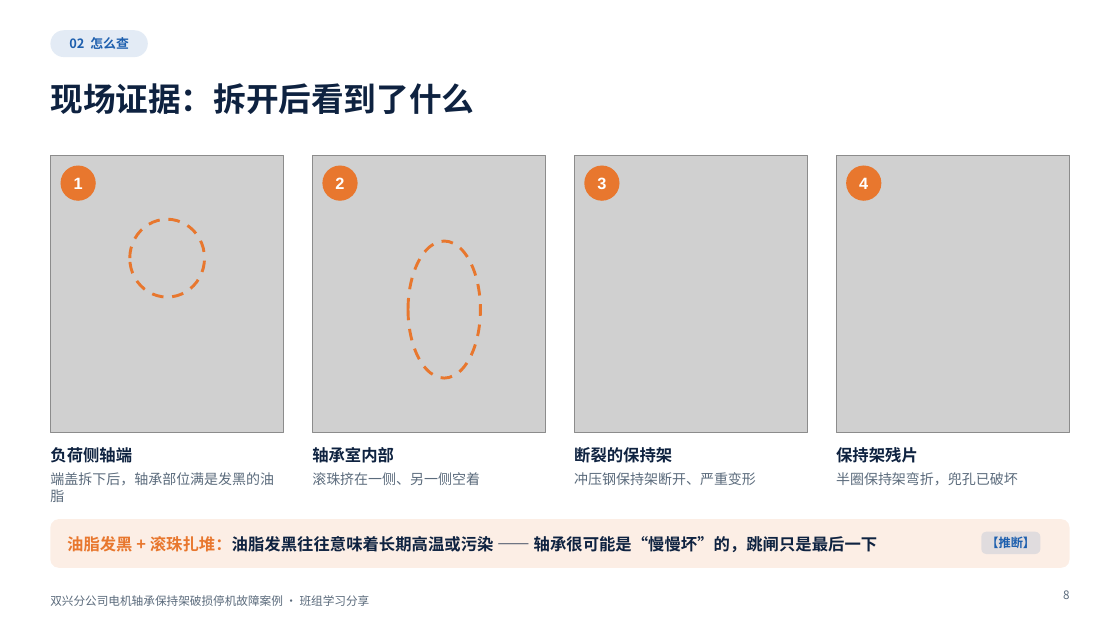
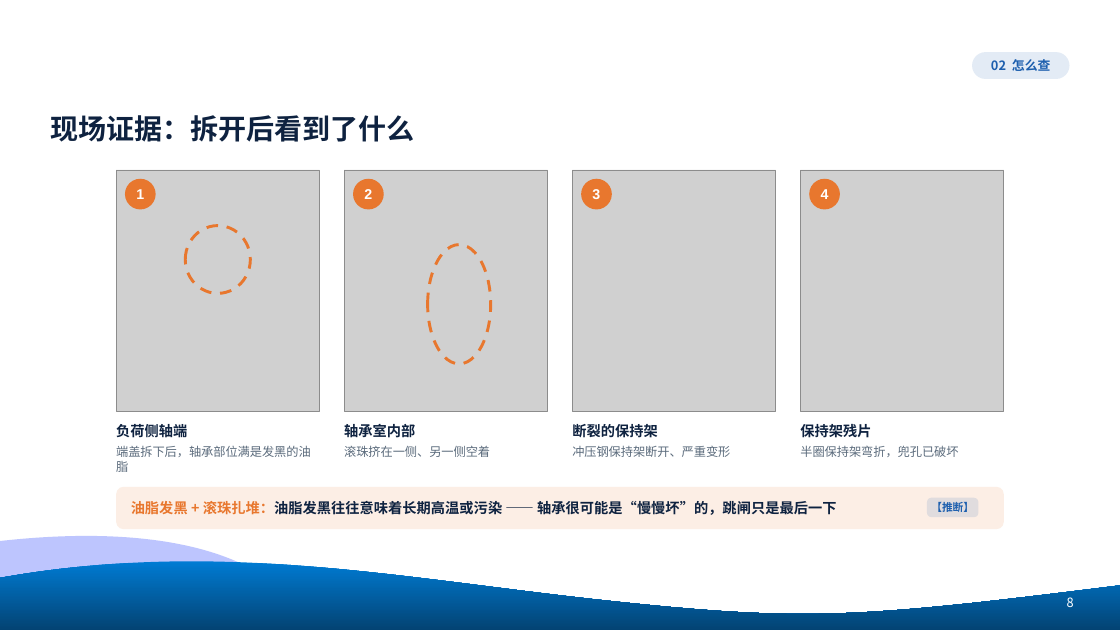
Before and after one commit to tdhvfrtz2r-netizen/YUGAFU, a slide deck: slide 8 of bearing_case_v2/out/bearing_case_v2.pptx. Drawn at 1120x630 pixels with LibreOffice and Linux fonts; fonts in the diff are those of the drawing; grey boxes stand for pictures; background and template pictures are left out. Boxes give left, top, right and bottom in pixels: in the first picture for what was removed or moved away, otherwise in the second. Text is boxed around its words. In the diff, an @@ line names an element or a change of style, - is before the commit and + after.

```diff
--- a/bearing_case_v2/out/bearing_case_v2.pptx
+++ b/bearing_case_v2/out/bearing_case_v2.pptx
@@ rounded rectangle "02 怎么查": place and size @@
-rounded rectangle "02 怎么查" at bbox=[50, 30, 148, 57]
+rounded rectangle "02 怎么查" at bbox=[972, 52, 1070, 79]
@@ title "现场证据：拆开后看到了什么": place and size @@
-title "现场证据：拆开后看到了什么" at bbox=[50, 83, 474, 114]
+title "现场证据：拆开后看到了什么" at bbox=[50, 115, 414, 142]
@@ title "现场证据：拆开后看到了什么" at bbox=[50, 115, 414, 142]: size 28 to 24 pt @@
@@ picture: place and size @@
-picture at bbox=[50, 155, 284, 433]
+picture at bbox=[116, 170, 319, 411]
@@ ellipse "1": place and size @@
-ellipse "1" at bbox=[60, 166, 96, 201]
+ellipse "1" at bbox=[125, 179, 156, 210]
@@ picture: place and size @@
-picture at bbox=[313, 155, 546, 433]
+picture at bbox=[344, 170, 548, 411]
@@ ellipse "2": place and size @@
-ellipse "2" at bbox=[323, 166, 358, 201]
+ellipse "2" at bbox=[353, 179, 384, 210]
@@ picture: place and size @@
-picture at bbox=[575, 155, 808, 433]
+picture at bbox=[572, 170, 776, 411]
@@ ellipse "3": place and size @@
-ellipse "3" at bbox=[585, 166, 620, 201]
+ellipse "3" at bbox=[581, 179, 613, 210]
@@ picture: place and size @@
-picture at bbox=[836, 155, 1070, 433]
+picture at bbox=[801, 170, 1004, 411]
@@ ellipse "4": place and size @@
-ellipse "4" at bbox=[846, 166, 881, 201]
+ellipse "4" at bbox=[809, 179, 840, 210]
@@ ellipse: place and size @@
-ellipse at bbox=[130, 219, 205, 297]
+ellipse at bbox=[186, 226, 250, 294]
@@ ellipse: place and size @@
-ellipse at bbox=[408, 241, 481, 378]
+ellipse at bbox=[428, 245, 491, 364]
@@ text "负荷侧轴端": place and size @@
-text "负荷侧轴端" at bbox=[50, 447, 132, 463]
+text "负荷侧轴端" at bbox=[116, 424, 187, 437]
@@ text "轴承室内部": place and size @@
-text "轴承室内部" at bbox=[312, 447, 394, 463]
+text "轴承室内部" at bbox=[344, 424, 415, 438]
@@ text "断裂的保持架": place and size @@
-text "断裂的保持架" at bbox=[574, 447, 672, 463]
+text "断裂的保持架" at bbox=[572, 424, 657, 437]
@@ size 14 to 12.2 pt in 9 elements at bbox=[581, 179, 613, 210], bbox=[353, 179, 384, 210], bbox=[809, 179, 840, 210], bbox=[344, 424, 415, 438], bbox=[572, 424, 657, 437], bbox=[131, 501, 836, 515], bbox=[125, 179, 156, 210], bbox=[116, 424, 187, 437], bbox=[800, 424, 871, 438] @@
@@ text "保持架残片": place and size @@
-text "保持架残片" at bbox=[836, 447, 918, 463]
+text "保持架残片" at bbox=[800, 424, 871, 438]
@@ text "端盖拆下后，轴承部位满是发黑的油脂": place and size @@
-text "端盖拆下后，轴承部位满是发黑的油脂" at bbox=[50, 472, 274, 502]
+text "端盖拆下后，轴承部位满是发黑的油脂" at bbox=[116, 446, 311, 472]
@@ text "滚珠挤在一侧、另一侧空着": place and size @@
-text "滚珠挤在一侧、另一侧空着" at bbox=[312, 472, 480, 485]
+text "滚珠挤在一侧、另一侧空着" at bbox=[344, 446, 490, 457]
@@ text "冲压钢保持架断开、严重变形": place and size @@
-text "冲压钢保持架断开、严重变形" at bbox=[574, 472, 756, 485]
+text "冲压钢保持架断开、严重变形" at bbox=[572, 446, 730, 457]
@@ size 12 to 10.4 pt in 4 elements at bbox=[344, 446, 490, 457], bbox=[572, 446, 730, 457], bbox=[116, 446, 311, 472], bbox=[800, 446, 958, 457] @@
@@ text "半圈保持架弯折，兜孔已破坏": place and size @@
-text "半圈保持架弯折，兜孔已破坏" at bbox=[836, 472, 1018, 485]
+text "半圈保持架弯折，兜孔已破坏" at bbox=[800, 446, 958, 457]
@@ rounded rectangle: place and size @@
-rounded rectangle at bbox=[50, 519, 1070, 568]
+rounded rectangle at bbox=[116, 486, 1004, 529]
@@ text "油脂发黑 + 滚珠扎堆：油脂发黑往往意味着长期高温或污染 —— 轴承很可能是“慢慢坏”的，跳闸只是最后一下": place and size @@
-text "油脂发黑 + 滚珠扎堆：油脂发黑往往意味着长期高温或污染 —— 轴承很可能是“慢慢坏”的，跳闸只是最后一下" at bbox=[67, 536, 878, 552]
+text "油脂发黑 + 滚珠扎堆：油脂发黑往往意味着长期高温或污染 —— 轴承很可能是“慢慢坏”的，跳闸只是最后一下" at bbox=[131, 501, 836, 515]
@@ rounded rectangle "【推断】": place and size @@
-rounded rectangle "【推断】" at bbox=[981, 532, 1040, 555]
+rounded rectangle "【推断】" at bbox=[928, 498, 979, 518]
@@ rounded rectangle "【推断】" at bbox=[928, 498, 979, 518]: size 10.5 to 9.2 pt @@
@@ freeform shape added at bbox=[0, 536, 314, 630], fill #BDC5FE @@
@@ freeform shape added at bbox=[0, 561, 1120, 630], fill gradient #007BD3 to #034373 @@
@@ text removed at bbox=[50, 595, 370, 606] @@
-双兴分公司电机轴承保持架破损停机故障案例 · 班组学习分享
@@ page number: place and size @@
-page number at bbox=[1063, 590, 1069, 599]
+page number at bbox=[1067, 597, 1074, 607]
@@ page number at bbox=[1067, 597, 1074, 607]: size 10 to 11 pt, text colour #5B6B7C to #FFFFFF @@
```
Also in this commit, not shown: 17 other slides changed, 7 other files.
